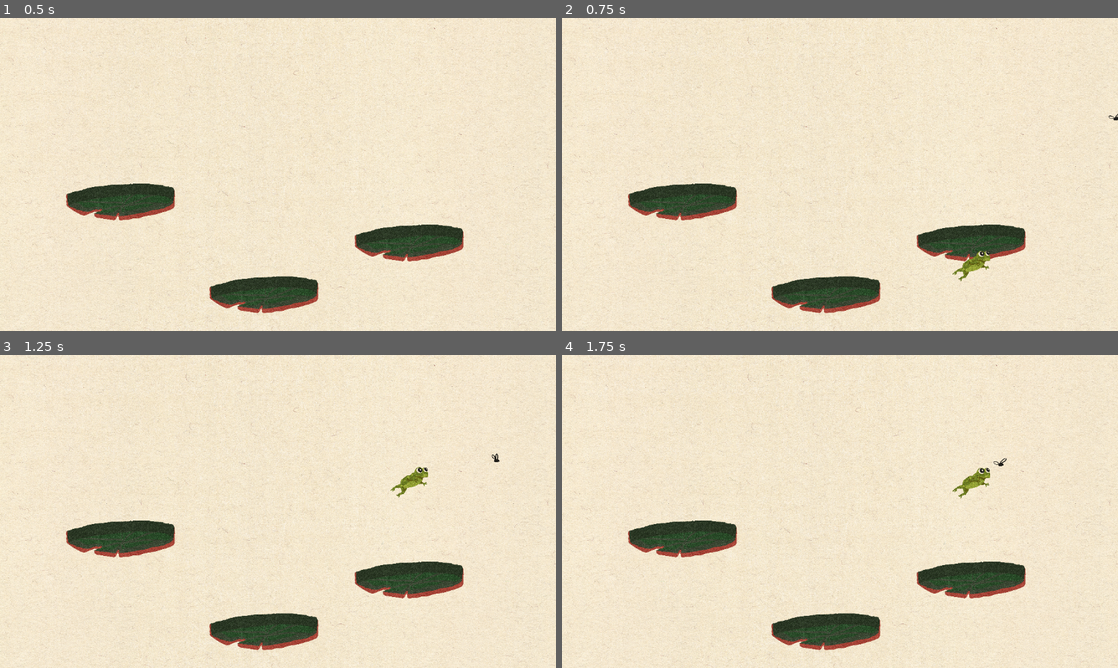
Above: before the commit, frames 1-4 (two rows, left to right).
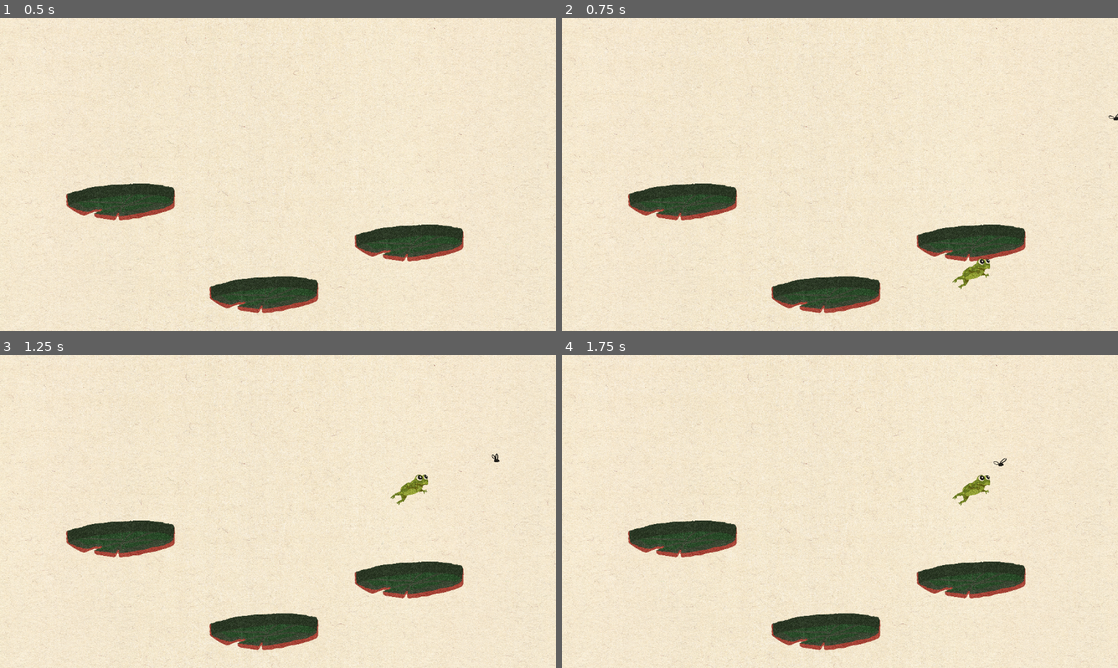
Above: after the commit, the same moments.

Repository: ClementRivaille/jumping-frogs
Game: Godot game, scene res://Main.tscn
Two runs of this game, one before a commit and one after it. Both use one fixed random seed, a clock stepped at 60 frames per second and the inputs below. Sound files missing from this copy of the repository are replaced by a short silence.
Inputs (mouse positions are in pixels of both pictures, inside the frame that each line leads up to):
- Up to frame 1 (0.5 s): no input
- Up to frame 2 (0.75 s): tap Enter (ui_accept) at 0.5 s; drag from (973, 243) to (684, 202) at 0.52 s
- Up to frame 3 (1.25 s): no input
- Up to frame 4 (1.75 s): drag from (684, 539) to (973, 580) at 1.27 s

Frame 1 is identical in both runs. In frame 2, 0.4% of the frame differs, in the area x 70-77%, y 74-87%; in frame 3, 0.4%; in frame 4, 0.4%.

Commit message:
feat: add different frogs

Diff:
--- a/Main.tscn
+++ b/Main.tscn
@@ -10,6 +10,9 @@
 [ext_resource type="Script" path="res://scripts/FrogManager.gd" id="5_3wxj7"]
 [ext_resource type="PackedScene" uid="uid://0h3vfey740nl" path="res://scenes/StartScreen.tscn" id="5_o8sl8"]
 [ext_resource type="PackedScene" uid="uid://jisv04je2hpd" path="res://scenes/Music.tscn" id="9_ylqg5"]
+[ext_resource type="SpriteFrames" uid="uid://c7dmk7itbm2d6" path="res://sprites/Frogs/Frog_light.tres" id="10_b7bll"]
+[ext_resource type="SpriteFrames" uid="uid://rf2yipwu4htq" path="res://sprites/Frogs/Frog_forest.tres" id="11_p2gu2"]
+[ext_resource type="SpriteFrames" uid="uid://brsyp0p1k7yai" path="res://sprites/Frogs/Frog_brown.tres" id="12_wc38j"]
 
 [sub_resource type="PhysicsMaterial" id="PhysicsMaterial_4owon"]
 rough = true
@@ -91,9 +94,24 @@
 z_index = 1
 position = Vector2(331, -16.12)
 VFORCE = 850.0
+frames = ExtResource("10_b7bll")
+
+[node name="Frog2" parent="FrogManager/Frogs" instance=ExtResource("1_dn6oc")]
+z_index = 1
+position = Vector2(493, -20.12)
+VFORCE = 850.0
+frames = ExtResource("11_p2gu2")
+
+[node name="Frog3" parent="FrogManager/Frogs" instance=ExtResource("1_dn6oc")]
+z_index = 1
+position = Vector2(705, -21.12)
+VFORCE = 850.0
+frames = ExtResource("12_wc38j")
 
 [node name="Music" parent="." instance=ExtResource("9_ylqg5")]
 
 [connection signal="timeout" from="FliesSpawner/Timer" to="FliesSpawner" method="_on_timer_timeout"]
 [connection signal="body_entered" from="FrogManager/Area2D" to="FrogManager" method="on_frog_fall"]
 [connection signal="beat" from="Music" to="FrogManager/Frogs/Frog" method="on_beat"]
+[connection signal="beat" from="Music" to="FrogManager/Frogs/Frog2" method="on_beat"]
+[connection signal="beat" from="Music" to="FrogManager/Frogs/Frog3" method="on_beat"]
--- a/scenes/Frog.tscn
+++ b/scenes/Frog.tscn
@@ -1,30 +1,10 @@
-[gd_scene load_steps=6 format=3 uid="uid://cw64bi4h4q7br"]
+[gd_scene load_steps=4 format=3 uid="uid://cw64bi4h4q7br"]
 
 [ext_resource type="Script" path="res://scripts/Frog.gd" id="1_0y3sx"]
-[ext_resource type="Texture2D" uid="uid://b3nqgf77w63ca" path="res://sprites/Frogs/frog-jumping_light-green.png" id="2_utk0r"]
-[ext_resource type="Texture2D" uid="uid://cl85oio4tg7bb" path="res://sprites/Frogs/frog-sitting_light-green.png" id="3_atawm"]
+[ext_resource type="SpriteFrames" uid="uid://c7dmk7itbm2d6" path="res://sprites/Frogs/Frog_light.tres" id="2_ggf6p"]
 
 [sub_resource type="RectangleShape2D" id="RectangleShape2D_fuxjo"]
 size = Vector2(61, 30)
-
-[sub_resource type="SpriteFrames" id="SpriteFrames_6gunv"]
-animations = [{
-"frames": [{
-"duration": 1.0,
-"texture": ExtResource("2_utk0r")
-}],
-"loop": true,
-"name": &"jump",
-"speed": 5.0
-}, {
-"frames": [{
-"duration": 1.0,
-"texture": ExtResource("3_atawm")
-}],
-"loop": true,
-"name": &"still",
-"speed": 5.0
-}]
 
 [node name="Frog" type="RigidBody2D"]
 collision_layer = 2
@@ -47,7 +27,7 @@
 
 [node name="AnimatedSprite2D" type="AnimatedSprite2D" parent="."]
 scale = Vector2(0.15, 0.15)
-sprite_frames = SubResource("SpriteFrames_6gunv")
+sprite_frames = ExtResource("2_ggf6p")
 animation = &"jump"
 
 [connection signal="body_entered" from="." to="." method="_on_body_entered"]
--- a/scripts/Frog.gd
+++ b/scripts/Frog.gd
@@ -3,6 +3,7 @@
 
 @export var VFORCE = 1000.0
 @export var MAX_HFORCE = 400.0
+@export var frames: SpriteFrames
 
 var beats_scores: Array[Array] = [
   [1],
@@ -18,16 +19,20 @@
 var in_air := true
 var scheduled_jump_on := 1
 
+func _ready() -> void:
+  sprite.sprite_frames = frames
+
 func _integrate_forces(state: PhysicsDirectBodyState2D) -> void:
   if reset_position_to > -1.0:
     state.transform.origin = Vector2(reset_position_to, state.transform.origin.y)
     reset_position_to = -1.0
+    apply_central_impulse(Vector2(0, -1000.0))
 
   if absf(state.linear_velocity.x) > MAX_HFORCE && in_air:
     state.linear_velocity = state.linear_velocity.normalized() * MAX_HFORCE
     state.linear_velocity.y = -VFORCE
 
-func _process(delta: float) -> void:
+func _process(_delta: float) -> void:
   if in_air:
     sprite.flip_h = linear_velocity.x < 0.0
 
@@ -36,7 +41,6 @@
   apply_central_impulse(Vector2(randf_range(-MAX_HFORCE, MAX_HFORCE), -VFORCE))
   sprite.animation = "jump"
   in_air = true
-
 
 func _on_body_entered(body: Node) -> void:
   if body is Platform:
@@ -50,9 +54,8 @@
     fly.on_catch()
 
 func enter_game(xpos: float):
-  freeze = false
+  set_deferred("freeze", false)
   reset_position_to = xpos
-  apply_central_impulse(Vector2(0, -1000.0))
 
 func schedule_jump():
   var scores: Array = beats_scores[mini(store.level, beats_scores.size() - 1)]
--- a/scripts/FrogManager.gd
+++ b/scripts/FrogManager.gd
@@ -10,7 +10,7 @@
 
 func _ready() -> void:
   for c in $Frogs.get_children():
-    frogs.push_front(c)
+    frogs.append(c)
   for p in get_tree().get_nodes_in_group("platform"):
     platforms.append(p)
 
--- a/scripts/GameStore.gd
+++ b/scripts/GameStore.gd
@@ -2,7 +2,7 @@
 class_name GameStore
 
 @export var score_goal = 20
-@export var max_level = 3
+@export var max_level = 4
 
 var level = 0
 var score = 0
@@ -35,12 +35,13 @@
     level_up.emit()
 
 func level_fail():
-  level = maxi(0, level - 1)
+  level = level - 1
+  if level < 0:
+    game_running = false
+    game_over.emit()
+    level = 0
   level_updated.emit(level)
   level_down.emit()
-  if level == 0:
-    game_running = false
-    game_over.emit()
 
 func start_game():
   game_running = true
--- /dev/null
+++ b/sprites/Frogs/Frog_brown.tres
@@ -0,0 +1,23 @@
+[gd_resource type="SpriteFrames" load_steps=3 format=3 uid="uid://brsyp0p1k7yai"]
+
+[ext_resource type="Texture2D" uid="uid://c2p1iiiy4muw4" path="res://sprites/Frogs/frog-jumping_brown.png" id="1_nctrq"]
+[ext_resource type="Texture2D" uid="uid://sxquopghpge3" path="res://sprites/Frogs/frog-sitting_brown.png" id="2_v3jlc"]
+
+[resource]
+animations = [{
+"frames": [{
+"duration": 1.0,
+"texture": ExtResource("1_nctrq")
+}],
+"loop": true,
+"name": &"jump",
+"speed": 5.0
+}, {
+"frames": [{
+"duration": 1.0,
+"texture": ExtResource("2_v3jlc")
+}],
+"loop": true,
+"name": &"still",
+"speed": 5.0
+}]
--- /dev/null
+++ b/sprites/Frogs/Frog_forest.tres
@@ -0,0 +1,23 @@
+[gd_resource type="SpriteFrames" load_steps=3 format=3 uid="uid://rf2yipwu4htq"]
+
+[ext_resource type="Texture2D" uid="uid://v3dd7rh10io2" path="res://sprites/Frogs/frog-jumping_forest-green.png" id="1_oakh6"]
+[ext_resource type="Texture2D" uid="uid://dgbdvbagoj1tf" path="res://sprites/Frogs/frog-sitting_forest-green.png" id="2_72ayd"]
+
+[resource]
+animations = [{
+"frames": [{
+"duration": 1.0,
+"texture": ExtResource("1_oakh6")
+}],
+"loop": true,
+"name": &"jump",
+"speed": 5.0
+}, {
+"frames": [{
+"duration": 1.0,
+"texture": ExtResource("2_72ayd")
+}],
+"loop": true,
+"name": &"still",
+"speed": 5.0
+}]
--- /dev/null
+++ b/sprites/Frogs/Frog_light.tres
@@ -0,0 +1,23 @@
+[gd_resource type="SpriteFrames" load_steps=3 format=3 uid="uid://c7dmk7itbm2d6"]
+
+[ext_resource type="Texture2D" uid="uid://b3nqgf77w63ca" path="res://sprites/Frogs/frog-jumping_light-green.png" id="1_wdxeq"]
+[ext_resource type="Texture2D" uid="uid://cl85oio4tg7bb" path="res://sprites/Frogs/frog-sitting_light-green.png" id="2_y10u0"]
+
+[resource]
+animations = [{
+"frames": [{
+"duration": 1.0,
+"texture": ExtResource("1_wdxeq")
+}],
+"loop": true,
+"name": &"jump",
+"speed": 5.0
+}, {
+"frames": [{
+"duration": 1.0,
+"texture": ExtResource("2_y10u0")
+}],
+"loop": true,
+"name": &"still",
+"speed": 5.0
+}]
Not shown: 1 places in Main.tscn that only renumber resources
Binary file added: sprites/Frogs/frog-jumping_brown.png
Not shown, added: sprites/Frogs/frog-jumping_brown.png.import
Binary file added: sprites/Frogs/frog-jumping_forest-green.png
Not shown, added: sprites/Frogs/frog-jumping_forest-green.png.import
Binary file added: sprites/Frogs/frog-sitting_brown.png
Not shown, added: sprites/Frogs/frog-sitting_brown.png.import
Binary file added: sprites/Frogs/frog-sitting_forest-green.png
Not shown, added: sprites/Frogs/frog-sitting_forest-green.png.import
